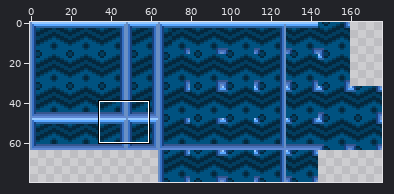
Sprite sheet: assets/art/tileset/crystal.png. The first picture is a wide view before the edit; the outline marks the close-up.
Close-up. The starting point:
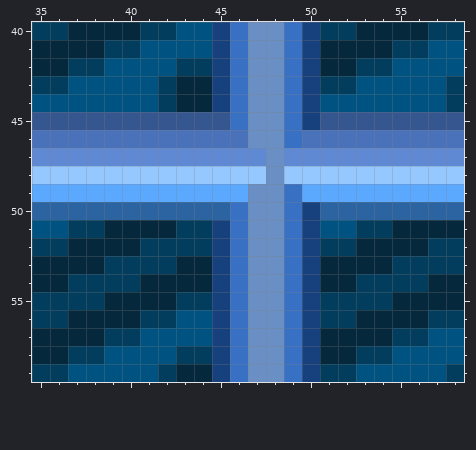
The file is 176x80 pixels. Shown: x 35..58, y 40..59. The commit also changed other parts of the picture, which this record leaves out.
Once edited:
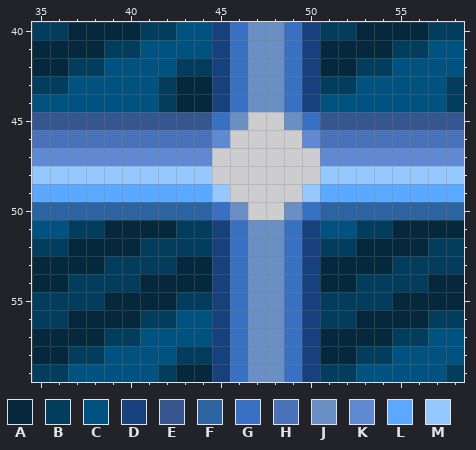
Palette (. is transparent): A #05283d  B #033d5e  C #005280  D #17417c  E #35568f  F #2b64a1  G #3871c4  H #4972ba  J #698fc4  K #6089d4  L #5ba8ff  M #94c8ff
The edit:
Changed rows in their new state; - is an unchanged pixel.
first column x 45:
45 GJ..JG
46 K....K
47 ......
48 ......
49 M....M
50 GJ..JG
Where, in picture pixels (left, top, right, bottom), the same in both close-ups:
changed: (212, 112, 320, 220)
